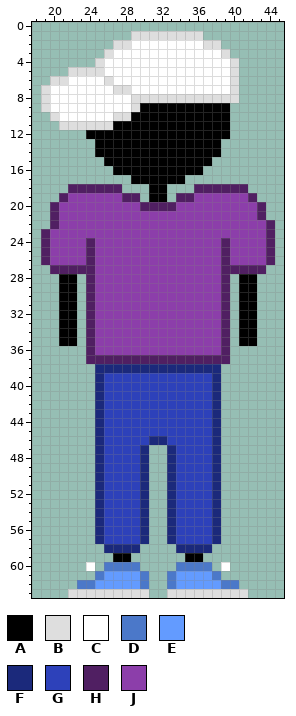
Two states of a pixel-art file, Aseprite/Characters/Stick Figures/1stSF.aseprite. Above: the version before the commit.
64x64 pixels, 1 frame. Shown: x 18..45, y 0..63.
Palette (. is transparent): A #000000  B #dedede  C #ffffff  D #4b78c9  E #639bff  F #1b297b  G #2d41ba  H #501f62  J #8c3eaa
Pixels before, first column x 19:
 1 ..........BBBBBBBB........
 2 ........BBCCCCCCCCBB......
 3 .......BCCCCCCCCCCCCB.....
 4 ......BCCCCCCCCCCCCCCB....
 5 ...BBBBCCCCCCCCCCCCCCB....
 6 .BBCCCCBCCCCCCCCCCCCCB....
 7 BCCCCCCCBBCCCCCCCCCCCB....
 8 BCCCCCCCCCBBBBBBBBBBBB....
 9 BCCCCCCCCCBAAAAAAAAAA.....
10 .BCCCCCCBBAAAAAAAAAAA.....
11 ..BBBBBBAAAAAAAAAAAAA.....
12 .....AAAAAAAAAAAAAAAA.....
13 ......AAAAAAAAAAAAAA......
14 ......AAAAAAAAAAAAAA......
15 .......AAAAAAAAAAAA.......
16 ........AAAAAAAAAA........
17 ..........AAAAAA..........
18 ...HHHHHH...AA...HHHHHH...
19 ..HJJJJJJHH.AA.HHJJJJJJH..
20 .HJJJJJJJJJHHHHJJJJJJJJJH.
21 .HJJJJJJJJJJJJJJJJJJJJJJH.
22 .HJJJJJJJJJJJJJJJJJJJJJJJH
23 HJJJJJJJJJJJJJJJJJJJJJJJJH
24 HJJJJHJJJJJJJJJJJJJJHJJJJH
25 HJJJJHJJJJJJJJJJJJJJHJJJJH
26 HJJJJHJJJJJJJJJJJJJJHJJJJH
27 .HHHHHJJJJJJJJJJJJJJHHHHH.
28 ..AA.HJJJJJJJJJJJJJJH.AA..
29 ..AA.HJJJJJJJJJJJJJJH.AA..
30 ..AA.HJJJJJJJJJJJJJJH.AA..
31 ..AA.HJJJJJJJJJJJJJJH.AA..
32 ..AA.HJJJJJJJJJJJJJJH.AA..
33 ..AA.HJJJJJJJJJJJJJJH.AA..
34 ..AA.HJJJJJJJJJJJJJJH.AA..
35 ..AA.HJJJJJJJJJJJJJJH.AA..
36 .....HJJJJJJJJJJJJJJH.....
37 .....HHHHHHHHHHHHHHHH.....
38 ......FFFFFFFFFFFFFF......
39 ......FGGGGGGGGGGGGF......
40 ......FGGGGGGGGGGGGF......
41 ......FGGGGGGGGGGGGF......
42 ......FGGGGGGGGGGGGF......
43 ......FGGGGGGGGGGGGF......
44 ......FGGGGGGGGGGGGF......
45 ......FGGGGGGGGGGGGF......
46 ......FGGGGGFFGGGGGF......
47 ......FGGGGF..FGGGGF......
48 ......FGGGGF..FGGGGF......
49 ......FGGGGF..FGGGGF......
50 ......FGGGGF..FGGGGF......
51 ......FGGGGF..FGGGGF......
52 ......FGGGGF..FGGGGF......
53 ......FGGGGF..FGGGGF......
54 ......FGGGGF..FGGGGF......
55 ......FGGGGF..FGGGGF......
56 ......FGGGGF..FGGGGF......
57 ......FGGGGF..FGGGGF......
58 .......FFFF....FFFF.......
59 ........AA......AA........
60 .....C.DDDD....DDDD.C.....
61 ......DEEEED..DEEEED......
62 ....DDEEEEED..DEEEEEDD....
63 ...BBBBBBBBB..BBBBBBBBB...
After:
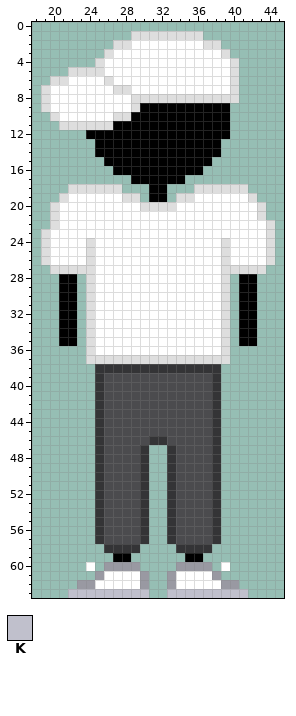
Colours new in this view: K #c0c0cc
Edits made:
colour D: #4b78c9 -> #9999a2
colour F: #1b297b -> #343436
colour G: #2d41ba -> #4b4b4e
y 18: x 22..27 HHHHHH -> BBBBBB; x 36..41 HHHHHH -> BBBBBB
y 19: x 21..29 HJJJJJJHH -> BCCCCCCBB; x 34..42 HHJJJJJJH -> BBCCCCCCB
y 20: x 20..43 HJJJJJJJJJHHHHJJJJJJJJJH -> BCCCCCCCCCBBBBCCCCCCCCCB
y 21: x 20..43 HJJJJJJJJJJJJJJJJJJJJJJH -> BCCCCCCCCCCCCCCCCCCCCCCB
y 22: x 20..44 HJJJJJJJJJJJJJJJJJJJJJJJH -> BCCCCCCCCCCCCCCCCCCCCCCCB
y 23: x 19..44 HJJJJJJJJJJJJJJJJJJJJJJJJH -> BCCCCCCCCCCCCCCCCCCCCCCCCB
y 24..26: x 19..44 HJJJJHJJJJJJJJJJJJJJHJJJJH -> BCCCCBCCCCCCCCCCCCCCBCCCCB
y 27: x 20..43 HHHHHJJJJJJJJJJJJJJHHHHH -> BBBBBCCCCCCCCCCCCCCBBBBB
y 28..36: x 24..39 HJJJJJJJJJJJJJJH -> BCCCCCCCCCCCCCCB
y 37: x 24..39 HHHHHHHHHHHHHHHH -> BBBBBBBBBBBBBBBB
y 61: x 26..29 EEEE -> CCCC; x 34..37 EEEE -> CCCC
y 62: x 25..29 EEEEE -> CCCCC; x 34..38 EEEEE -> CCCCC
y 63: x 22..30 BBBBBBBBB -> KKKKKKKKK; x 33..41 BBBBBBBBB -> KKKKKKKKK
Pixel boxes of the changes (left, top, right, bottom) in both pictures:
changed: (41, 184, 275, 598)
